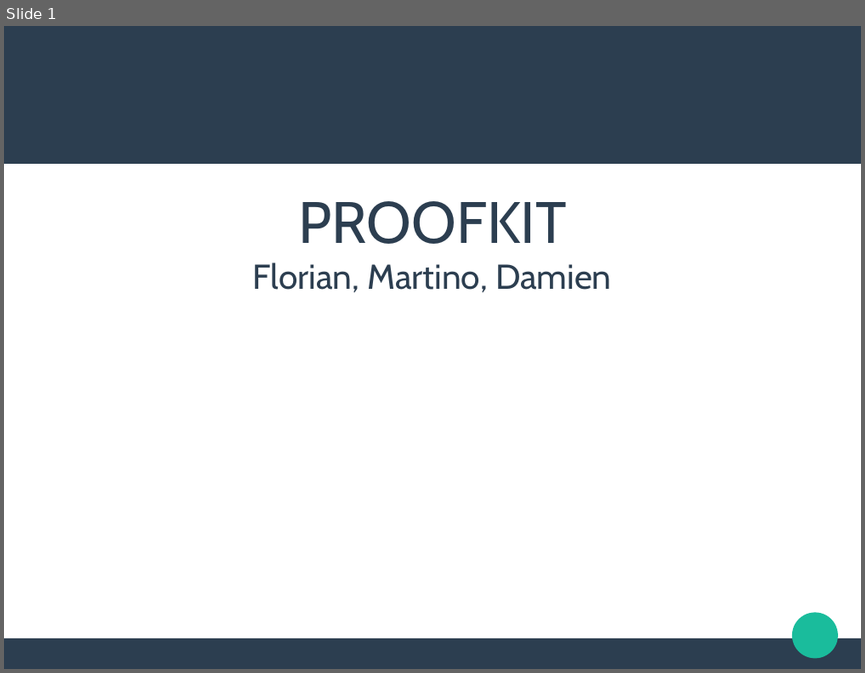
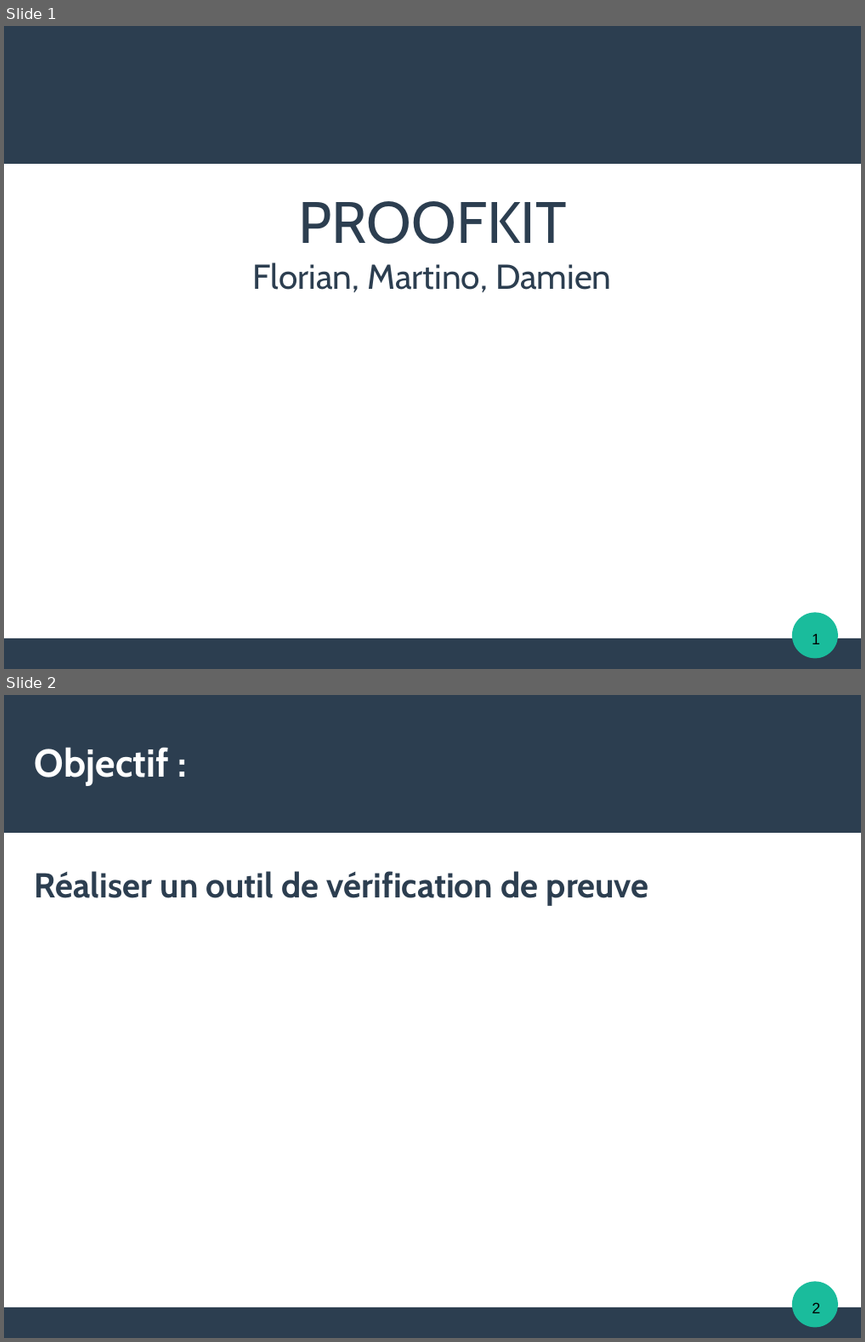
Before and after one commit to Mandarancio/ProofKit, a slide deck: presentation.odp. Shown one above the other, each under a label of ours: slide 1 before the commit, slides 1 and 2 after it. The pictures are 865x673 and 865x1342 pixels, drawn with LibreOffice and Linux fonts; fonts in the diff are those of the drawing. Boxes give left, top, right and bottom in pixels: in the first picture for what was removed or moved away, otherwise in the second. Text is boxed around its words. In the diff, an @@ line names an element or a change of style, - is before the commit and + after.

```diff
--- a/presentation.odp
+++ b/presentation.odp
@@ slide 2 added at (x1=4, y1=695, x2=861, y2=1338), background #FFFFFF; not listed: 3 template elements that a slide beside it also shows @@
@@ title added at (x1=35, y1=747, x2=169, y2=786), 36 pt, text #FFFFFF, bold @@
+Objectif :
@@ text added at (x1=35, y1=871, x2=649, y2=905), 32 pt, text #2C3E50, bold @@
+Réaliser un outil de vérification de preuve
@@ text added at (x1=812, y1=1302, x2=820, y2=1313), 14 pt, text #000000 @@
+2
@@ slide 1 changed as well @@
@@ text added at (x1=812, y1=633, x2=820, y2=644), 14 pt, text #000000 @@
+1
```
Also in this commit, not shown: 3 other slides changed.
